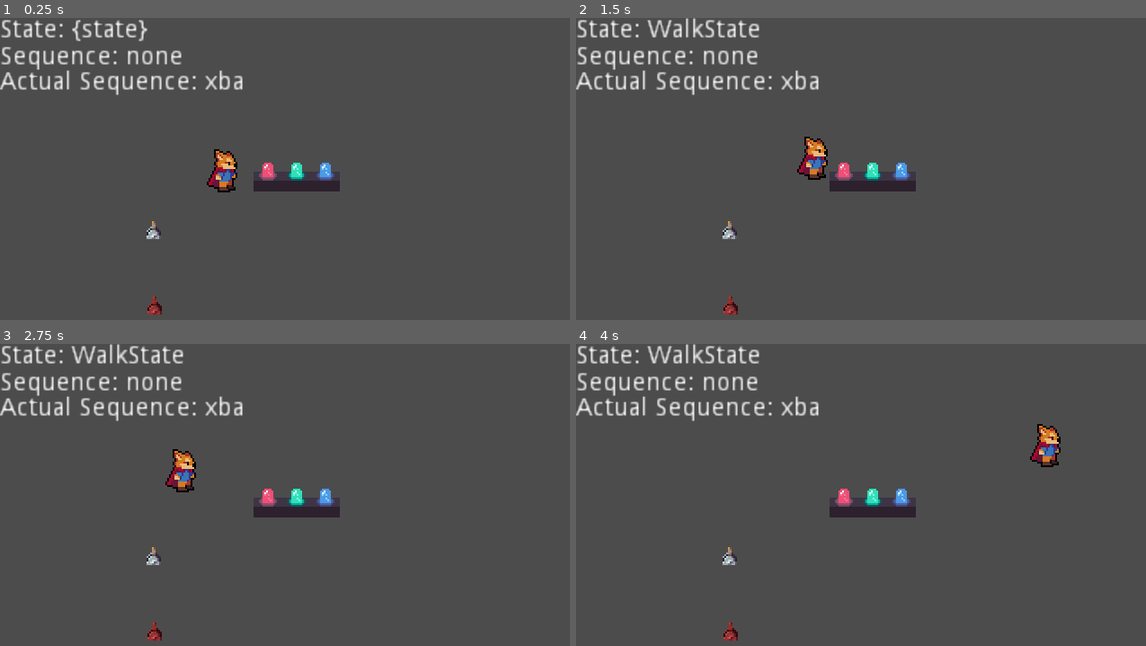
Above: before the commit, frames 1-4 (two rows, left to right).
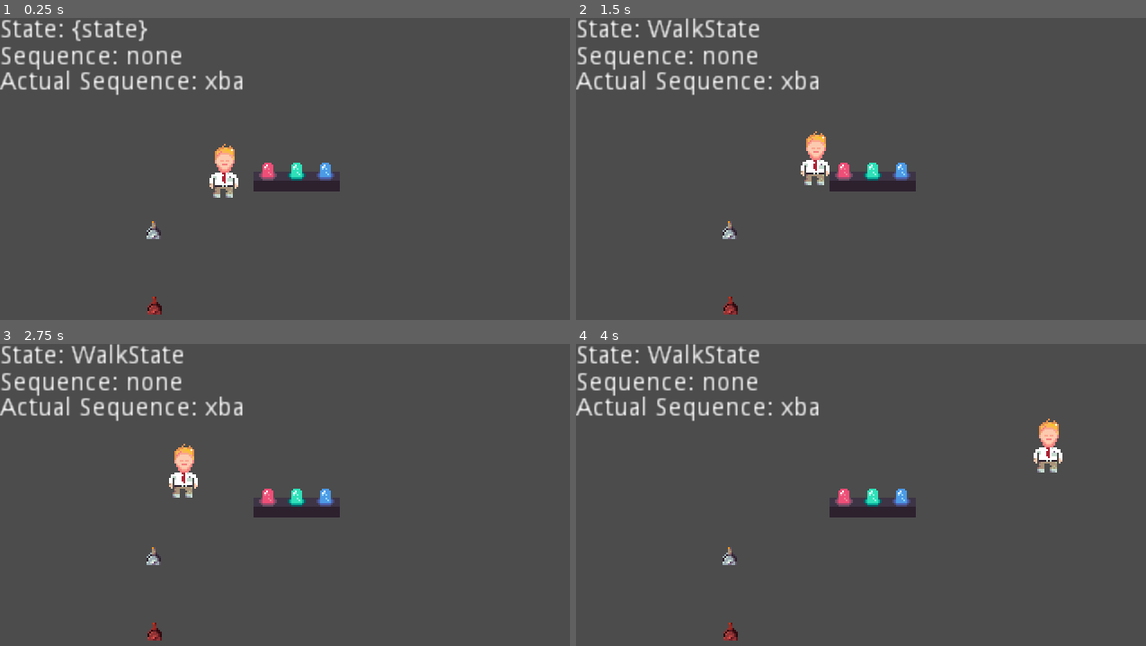
Above: after the commit, the same moments.

Repository: rori-here/ldjam49
Game: Godot game, scene res://World.tscn
Two runs of this game, one before a commit and one after it. Both use one fixed random seed, a clock stepped at 60 frames per second and the inputs below.
Inputs:
- Up to frame 1 (0.25 s): no input
- Up to frame 2 (1.5 s): tap Enter at 0.5 s; hold D (player_move_right) from 0.53 s (still down); tap F (player_interact) at 0.6, 1.35 s; tap W (player_move_up) at 0.77 s; tap Space at 1.25 s
- Up to frame 3 (2.75 s): tap W (player_move_up) at 1.52 s; release D (player_move_right) at 2.03 s; hold A (player_move_left) from 2.03 s (still down); tap F (player_interact) at 2.1 s
- Up to frame 4 (4 s): release A (player_move_left) at 2.78 s; hold D (player_move_right) from 2.78 s (still down); tap F (player_interact) at 2.85, 3.6 s; tap W (player_move_up) at 3.02, 3.77 s

The runs differ from the first frame. In frame 1, 0.7% of the frame differs, in the area x 36-42%, y 41-60%; in frame 2, 0.7%, in the area x 38-45%, y 37-56%; in frame 3, 0.7%; in frame 4, 0.7%.

Commit message:
feat: add character spritesheet

Diff:
--- a/player/Player.tscn
+++ b/player/Player.tscn
@@ -1,10 +1,10 @@
-[gd_scene load_steps=11 format=2]
+[gd_scene load_steps=12 format=2]
 
 [ext_resource path="res://player/player.gd" type="Script" id=1]
 [ext_resource path="res://core/state_machine/state_machine.gd" type="Script" id=2]
 [ext_resource path="res://core/movement/idle_state.gd" type="Script" id=3]
 [ext_resource path="res://core/movement/walk_state.gd" type="Script" id=4]
-[ext_resource path="res://assets/Action RPG Resources/Player/Player.png" type="Texture" id=5]
+[ext_resource path="res://player/character.png" type="Texture" id=5]
 [ext_resource path="res://interaction/interact_state.gd" type="Script" id=6]
 [ext_resource path="res://player/input_rotator.gd" type="Script" id=7]
 [ext_resource path="res://player/state_machine_debugger.gd" type="Script" id=8]
@@ -15,12 +15,30 @@
 [sub_resource type="RayShape2D" id=2]
 length = 9.57502
 
+[sub_resource type="Animation" id=3]
+resource_name = "SleepyEyes"
+length = 8.0
+loop = true
+step = 0.05
+tracks/0/type = "value"
+tracks/0/path = NodePath("Sprite:frame")
+tracks/0/interp = 1
+tracks/0/loop_wrap = true
+tracks/0/imported = false
+tracks/0/enabled = true
+tracks/0/keys = {
+"times": PoolRealArray( 0, 0.1, 0.2, 1.4, 1.8, 2.55, 2.9, 4.15, 4.25 ),
+"transitions": PoolRealArray( 1, 1, 1, 1, 1, 1, 1, 1, 1 ),
+"update": 1,
+"values": [ 0, 1, 2, 3, 2, 4, 2, 1, 0 ]
+}
+
 [node name="Player" type="KinematicBody2D"]
 script = ExtResource( 1 )
 
 [node name="Sprite" type="Sprite" parent="."]
 texture = ExtResource( 5 )
-hframes = 62
+hframes = 8
 
 [node name="CollisionShape2D" type="CollisionShape2D" parent="."]
 position = Vector2( 0, 1 )
@@ -58,6 +76,10 @@
 shape = SubResource( 2 )
 script = ExtResource( 7 )
 
+[node name="AnimationPlayer" type="AnimationPlayer" parent="."]
+anims/SleepyEyes = SubResource( 3 )
+next/SleepyEyes = "SleepyEyes"
+
 [connection signal="transitioned" from="StateMachine" to="Debugging/StateMachineDebug" method="_on_StateMachine_transitioned"]
 [connection signal="transitioned" from="StateMachine" to="StateMachine/InteractState/CollisionShape2D" method="_on_StateMachine_transitioned"]
 [connection signal="body_entered" from="StateMachine/InteractState" to="StateMachine/InteractState" method="_on_InteractState_body_entered"]
--- a/player/player.gd
+++ b/player/player.gd
@@ -5,7 +5,10 @@
 
 var velocity: Vector2 setget ,get_velocity
 
+onready var animationPlayer = $AnimationPlayer
+
 func _ready() -> void:
+	animationPlayer.set_autoplay("SleepyEyes")
 	if (!spawn_position_path):
 		printerr("You forgot to set the spawn position node.")
 
Binary file added: player/character.png
Not shown, added: player/character.png.import
